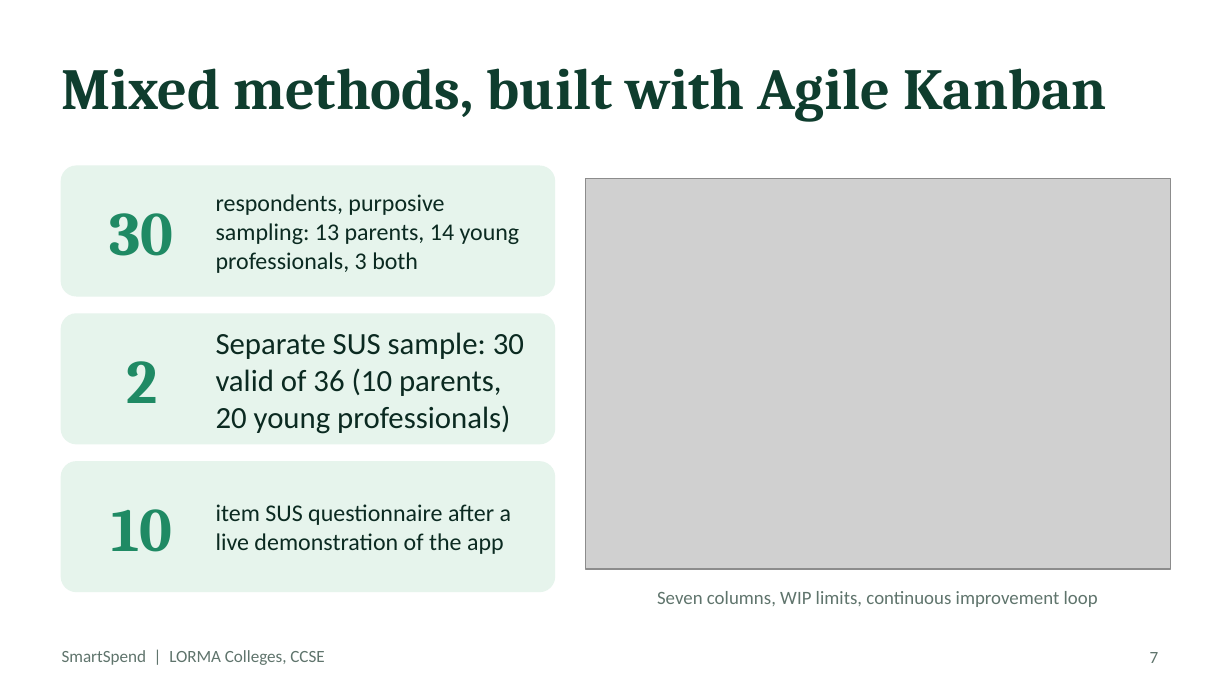
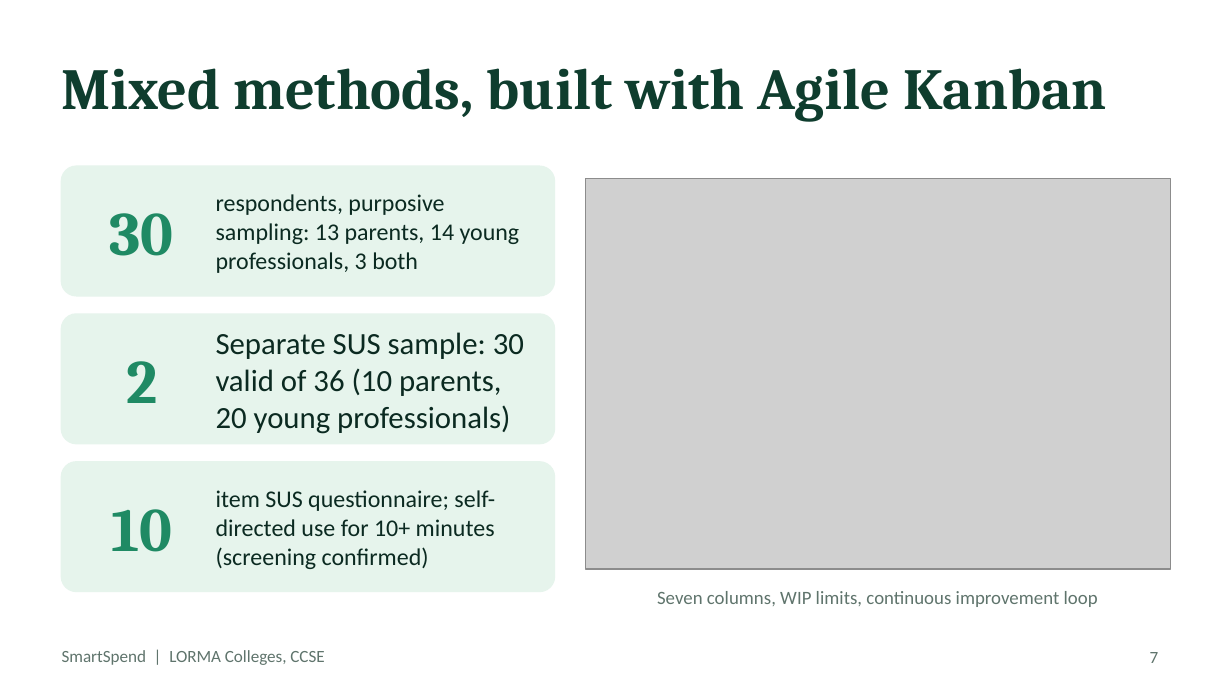
Before and after one commit to Zushikina-kun/smartspend-app, a slide deck: slide 7 of docs/handsoff/FOR_CYRILLE/SmartSpend_Defense.pptx. Drawn at 1232x693 pixels with LibreOffice and Linux fonts; fonts in the diff are those of the drawing; grey boxes stand for pictures. Boxes give left, top, right and bottom in pixels: in the first picture for what was removed or moved away, otherwise in the second. Text is boxed around its words. In the diff, an @@ line names an element or a change of style, - is before the commit and + after.

Commit message:
fix(defense): sync PPTX and script with manuscript fixes for Nov 10 defense
- Objective 3 -> partially achieved
- SUS: Grade D, OK, marginal, between OK and Good
- SUS protocol: self-directed 10+ min
- 68 avg benchmark = Sauro & Lewis 2016
- LLM: 6 weighted criteria
- v3.1.0 evaluated; v3.1.1-v3.1.2 post-eval
- BSP CFIS 2025
- Recommendations: 7 items (#5 UI/UX, #6 formal parsing)
- Instructor: Mr. Shekiro R. Raposas MIT
- Validators confirmed; Q&A CONFIRM placeholders resolved

Verified: 12 PPTX replacements, 6 script replacements, all protected values confirmed

```diff
--- a/docs/handsoff/FOR_CYRILLE/SmartSpend_Defense.pptx
+++ b/docs/handsoff/FOR_CYRILLE/SmartSpend_Defense.pptx
@@ text at [216,490,495,569]: text changed @@
-item SUS questionnaire after a live demonstration of the app
+item SUS questionnaire; self-directed use for 10+ minutes (screening confirmed)
```
Also in this commit, not shown: 4 other slides changed, 2 other files.
